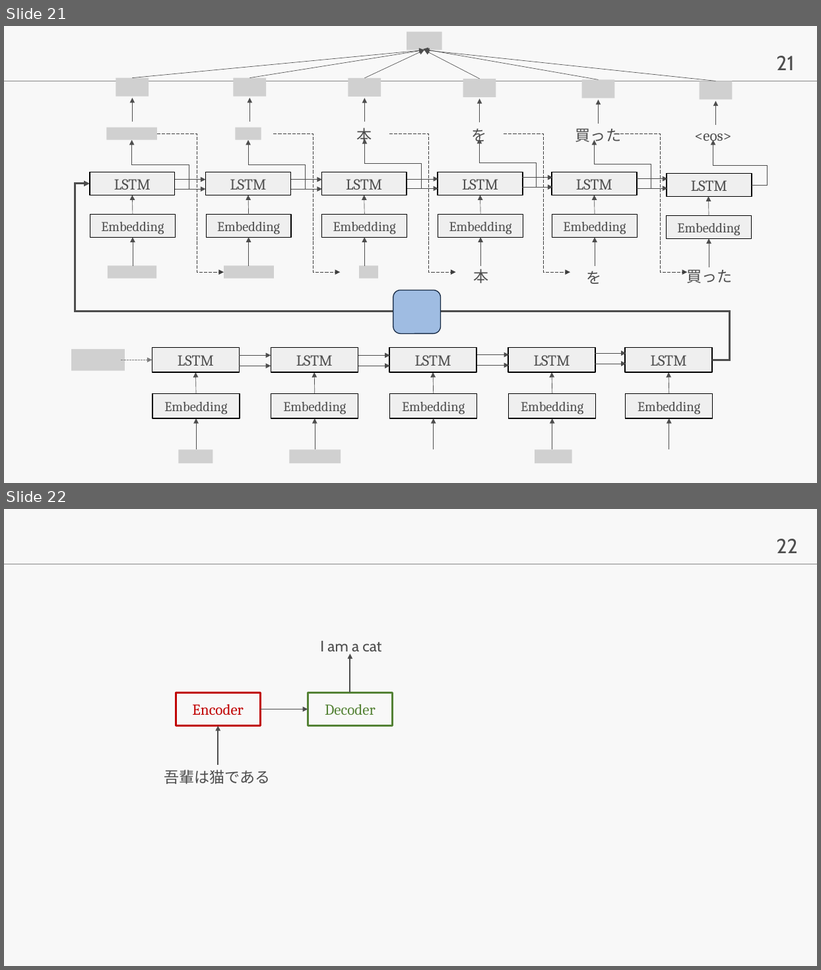
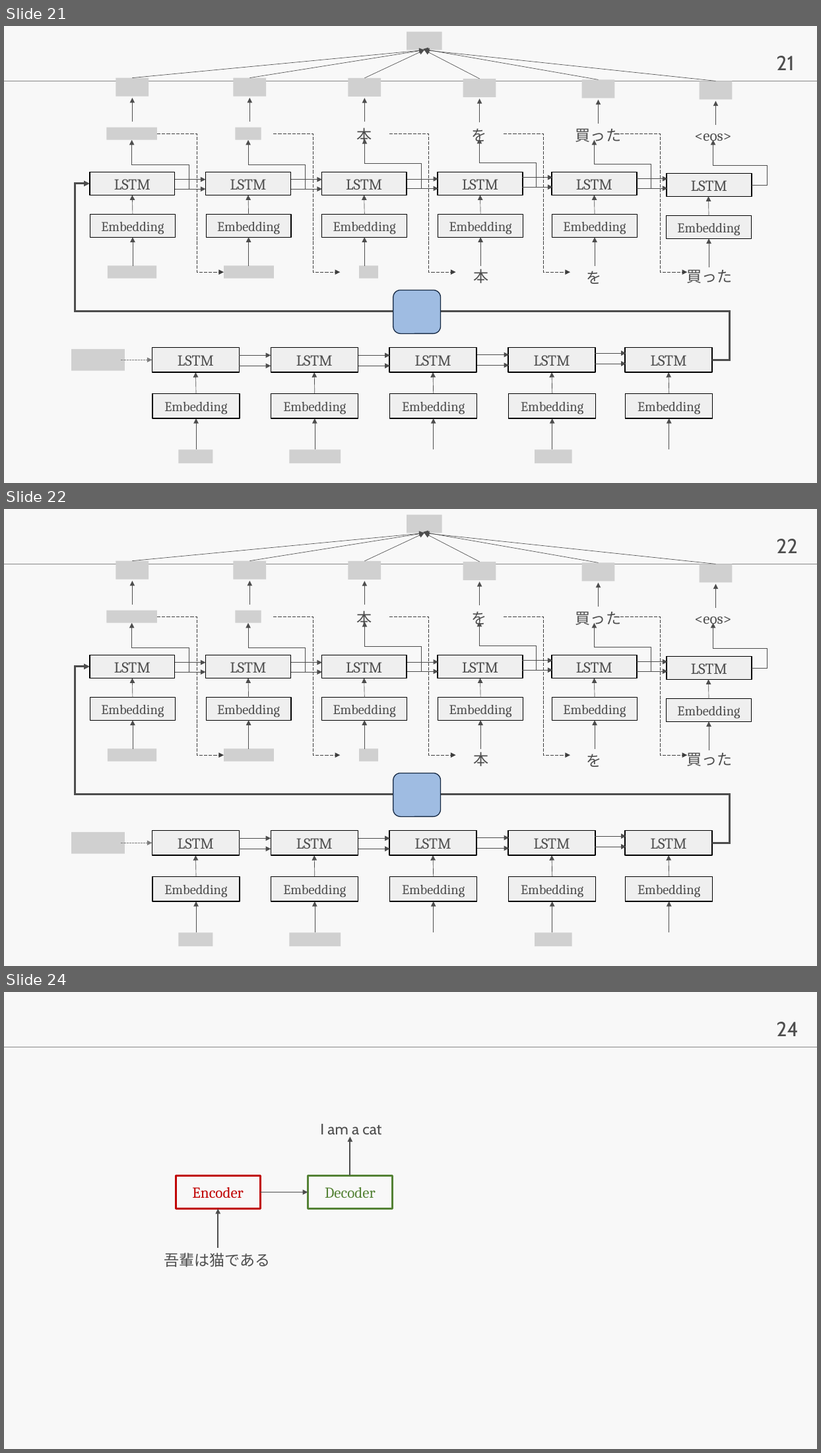
Before and after one commit to lvzeyu/css_nlp, a slide deck: ppt.pptx. Shown one above the other, each under a label of ours: slides 21 and 22 before the commit, slides 21, 22 and 24 after it; the slides between them are not shown. The pictures are 821x970 and 821x1453 pixels, drawn with LibreOffice and Linux fonts; fonts in the diff are those of the drawing; grey boxes stand for pictures; background and template pictures are left out. Boxes give left, top, right and bottom in pixels: in the first picture for what was removed or moved away, otherwise in the second. Text is boxed around its words. In the diff, an @@ line names an element or a change of style, - is before the commit and + after.

```diff
--- a/ppt.pptx
+++ b/ppt.pptx
@@ slide 22 added at [4, 509, 817, 966], background #F8F8F8; not listed: 2 template elements that a slide beside it also shows @@
@@ picture added at [407, 514, 442, 533] @@
@@ arrow added from (132, 561) to (424, 533), #4D4D4D 0.5 pt @@
@@ arrow added from (250, 561) to (424, 533), #4D4D4D 0.5 pt @@
@@ arrow added from (364, 561) to (424, 533), #4D4D4D 0.5 pt @@
@@ arrow added from (599, 562) to (423, 532), #4D4D4D 0.5 pt @@
@@ arrow added from (480, 561) to (424, 533), #4D4D4D 0.5 pt @@
@@ arrow added from (716, 564) to (424, 533), #4D4D4D 0.5 pt @@
@@ picture added at [116, 561, 149, 579] @@
@@ picture added at [234, 561, 266, 579] @@
@@ picture added at [348, 561, 381, 579] @@
@@ picture added at [463, 561, 496, 580] @@
@@ picture added at [582, 562, 615, 581] @@
@@ picture added at [700, 564, 733, 582] @@
@@ arrow added from (132, 605) to (132, 581), #4D4D4D 0.5 pt @@
@@ arrow added from (250, 605) to (250, 581), #4D4D4D 0.5 pt @@
@@ arrow added from (364, 605) to (364, 581), #4D4D4D 0.5 pt @@
@@ arrow added from (480, 605) to (480, 582), #4D4D4D 0.5 pt @@
@@ arrow added from (599, 607) to (599, 583), #4D4D4D 0.5 pt @@
@@ arrow added from (716, 608) to (716, 584), #4D4D4D 0.5 pt @@
@@ elbow arrow added from (712, 843) to (90, 667), #4D4D4D 2.25 pt @@
@@ group added at [90, 610, 767, 767]: 22 arrows, 12 rectangles, 11 elbow arrows, 7 texts, 5 pictures @@
+Embedding
+LSTM
+Embedding
+LSTM
+Embedding
+LSTM
+Embedding
+LSTM
+Embedding
+LSTM
+本
+を
+買った
+LSTM
+Embedding
+<eos>
+買った
+を
+本
@@ rounded rectangle added at [393, 773, 441, 817], fill #9FBCE2, outline #142842 1 pt @@
@@ group added at [71, 831, 713, 947]: 19 arrows, 10 rectangles, 4 pictures @@
+Embedding
+LSTM
+Embedding
+LSTM
+Embedding
+LSTM
+Embedding
+LSTM
+Embedding
+LSTM
@@ what was slide 22 is now slide 24 @@
@@ page number at [776, 1022, 798, 1036]: text changed @@
-22
+24
```
Also in this commit, not shown: 1 other slide added, 12 other files.
